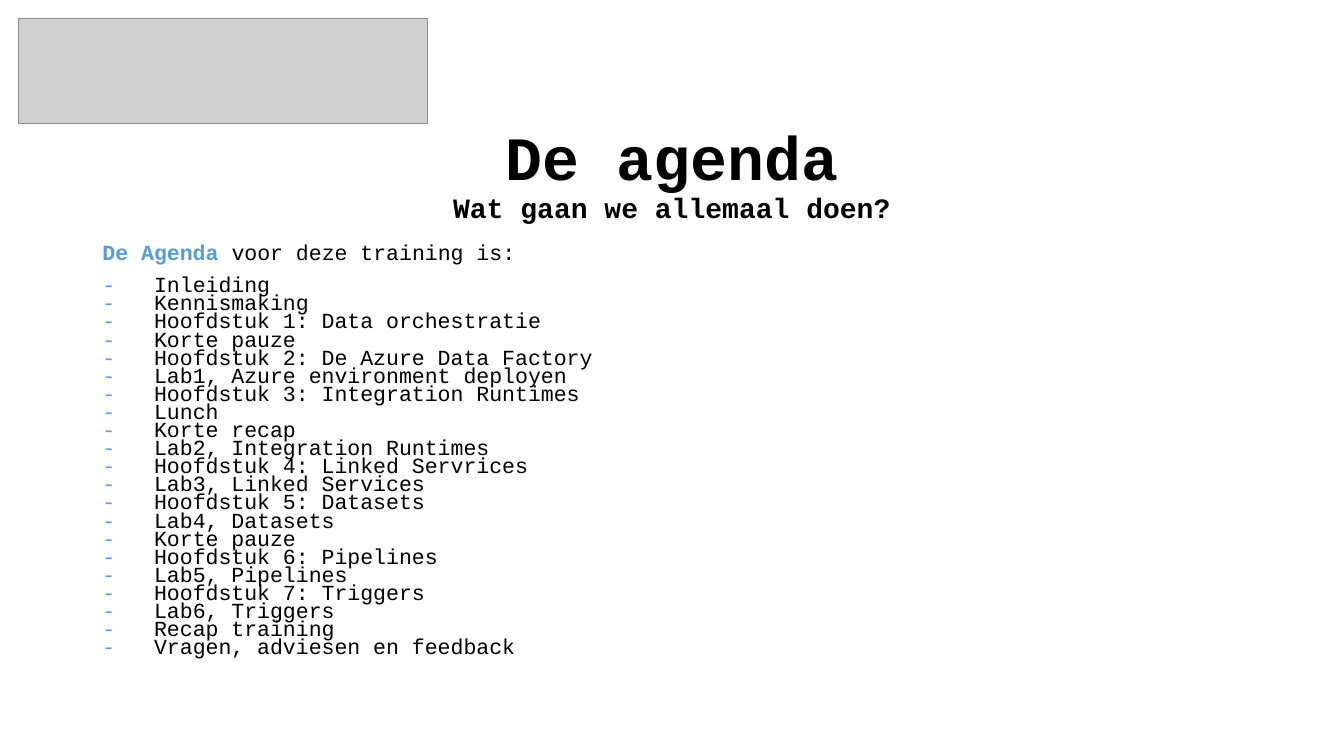
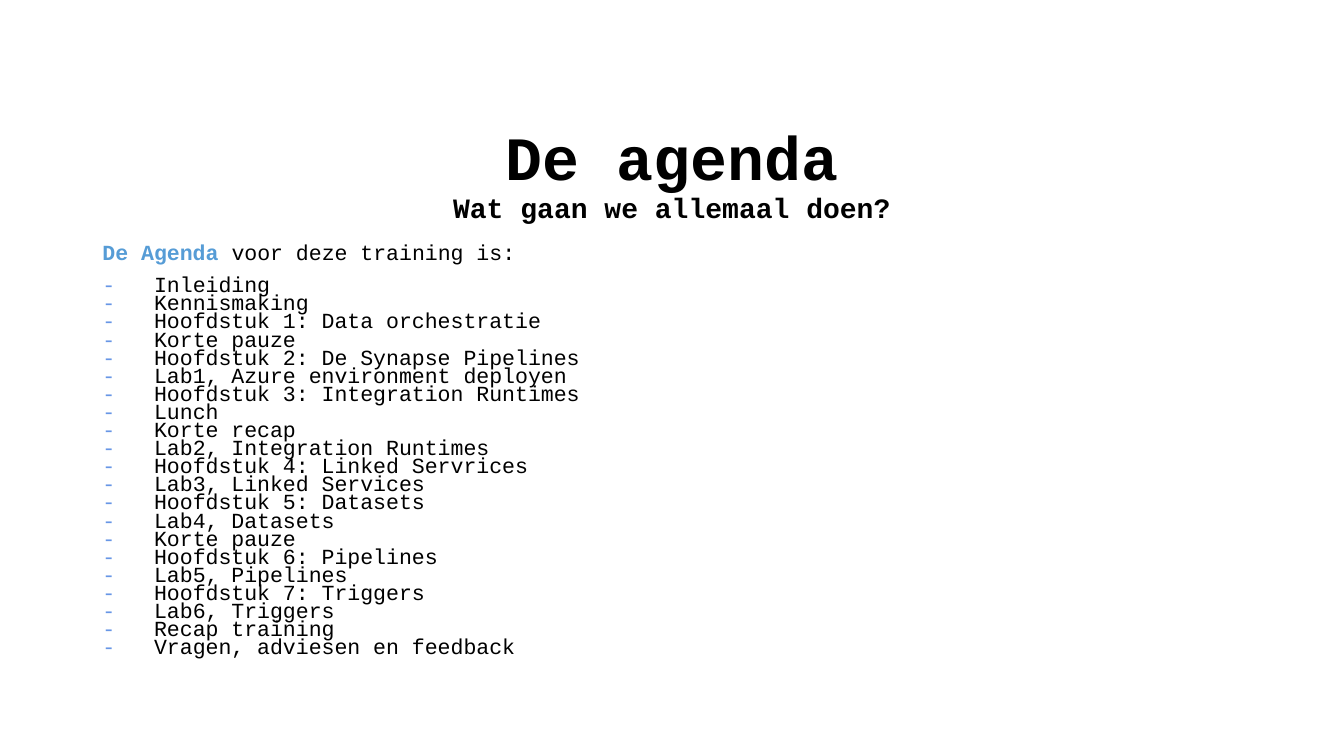
Before and after one commit to wortell-smart-learning/Synapse-Pipelines-Training, a slide deck: slide 4 of Slides/Azure Data Factory Fundamentals Dag 1.pptx. Drawn at 1344x756 pixels with LibreOffice and Linux fonts; fonts in the diff are those of the drawing; grey boxes stand for pictures; background and template pictures are left out. Boxes give left, top, right and bottom in pixels: in the first picture for what was removed or moved away, otherwise in the second. Text is boxed around its words. In the diff, an @@ line names an element or a change of style, - is before the commit and + after.

```diff
--- a/Slides/Azure Data Factory Fundamentals Dag 1.pptx
+++ b/Slides/Azure Data Factory Fundamentals Dag 1.pptx
@@ picture removed at box(19, 19, 427, 124) @@
@@ text at box(154, 277, 580, 659): text changed @@
-- Inleiding
-- Kennismaking
-- Hoofdstuk 1: Data orchestratie
-- Korte pauze
-- Hoofdstuk 2: De Azure Data Factory
-- Lab1, Azure environment deployen
-- Hoofdstuk 3: Integration Runtimes
-- Lunch
-- Korte recap
-- Lab2, Integration Runtimes
-- Hoofdstuk 4: Linked Servrices
-- Lab3, Linked Services
-- Hoofdstuk 5: Datasets
-- Lab4, Datasets
-- Korte pauze
-- Hoofdstuk 6: Pipelines
-- Lab5, Pipelines
-- Hoofdstuk 7: Triggers
-- Lab6, Triggers
-- Recap training
-- Vragen, adviesen en feedback
+- Inleiding
+- Kennismaking
+- Hoofdstuk 1: Data orchestratie
+- Korte pauze
+- Hoofdstuk 2: De Synapse Pipelines
+- Lab1, Azure environment deployen
+- Hoofdstuk 3: Integration Runtimes
+- Lunch
+- Korte recap
+- Lab2, Integration Runtimes
+- Hoofdstuk 4: Linked Servrices
+- Lab3, Linked Services
+- Hoofdstuk 5: Datasets
+- Lab4, Datasets
+- Korte pauze
+- Hoofdstuk 6: Pipelines
+- Lab5, Pipelines
+- Hoofdstuk 7: Triggers
+- Lab6, Triggers
+- Recap training
+- Vragen, adviesen en feedback
```
Also in this commit, not shown: 36 other slides changed, 1 slide removed, 22 other files.
